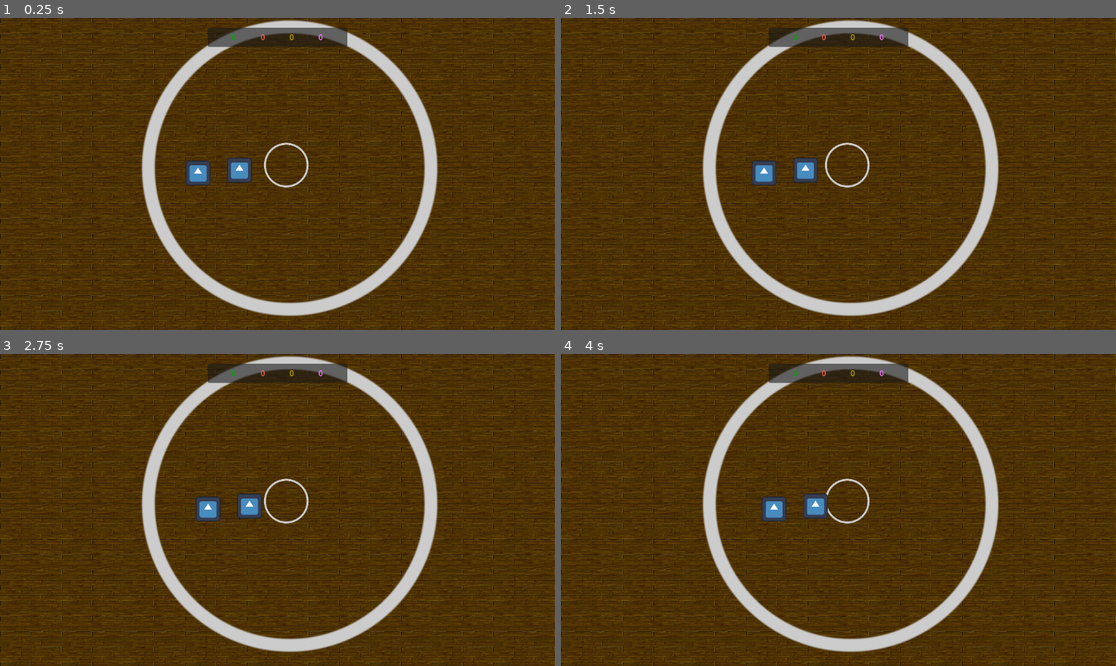
Above: before the commit, frames 1-4 (two rows, left to right).
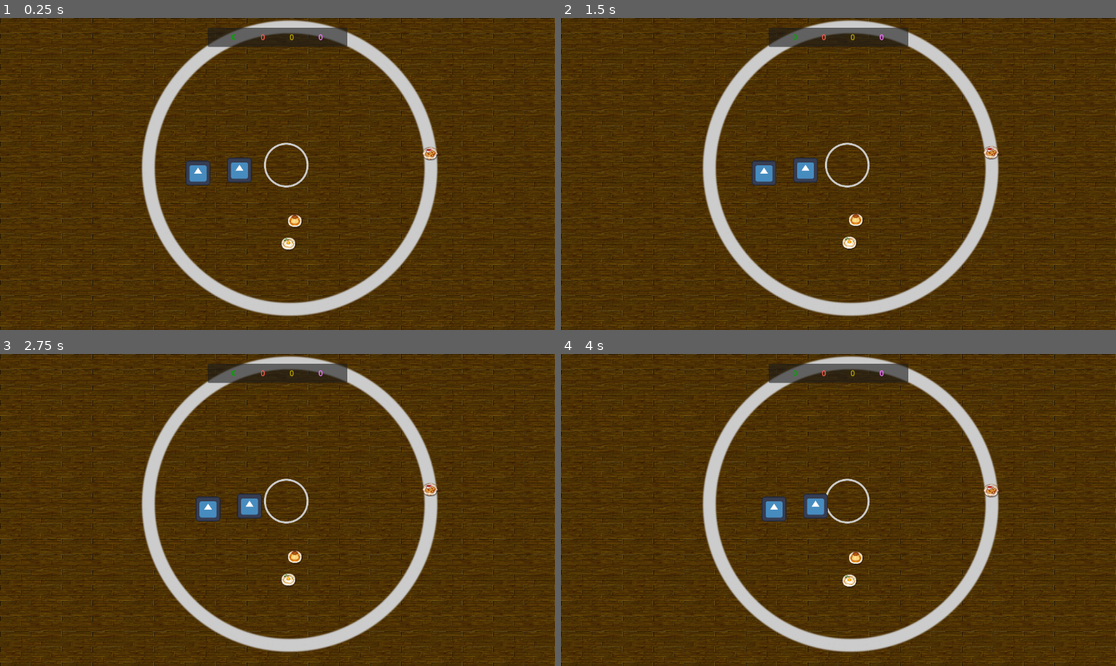
Above: after the commit, the same moments.

Repository: louiidev/ggj24_sumo
Game: Godot game, scene res://Scenes/main.tscn
Two runs of this game, one before a commit and one after it. Both use one fixed random seed, a clock stepped at 60 frames per second and the inputs below. The project has no main scene, so this scene is started directly. The engine's default icon, where the game draws it, is replaced by a stand-in: a white triangle on a blue panel in a dark square.
Inputs:
- Up to frame 1 (0.25 s): no input
- Up to frame 2 (1.5 s): no input
- Up to frame 3 (2.75 s): no input
- Up to frame 4 (4 s): no input

The runs differ from the first frame. In frame 1, 0.3% of the frame differs, in the area x 50-79%, y 41-75%; in frame 2, 0.3%; in frame 3, 0.3%; in frame 4, 0.3%.

Commit message:
Added powerups as food items

Diff:
--- /dev/null
+++ b/Scenes/Powerup.gd
@@ -0,0 +1,62 @@
+extends Node2D
+
+var food_files = [
+"06_apple_pie_dish.png",
+"53_gingerbreadman_dish.png",
+"08_bread_dish.png",
+"56_hotdog_dish.png",
+"100_taco_dish.png",
+"58_icecream_bowl.png",
+"102_waffle_dish.png",
+"60_jelly_dish.png",
+"10_baguette_dish.png",
+"62_jam_dish.png",
+"12_bun_dish.png",
+"64_lemonpie_dish.png",
+"14_bacon_dish.png",
+"66_loafbread_dish.png",
+"16_burger_dish.png",
+"68_macncheese_dish.png",
+"19_burrito_dish.png",
+"70_meatball_dish.png",
+"21_bagel_dish.png",
+"72_nacho_dish.png",
+"23_cheesecake_dish.png",
+"74_omlet_dish.png",
+"25_cheesepuff_bowl.png",
+"76_pudding_dish.png",
+"27_chocolate_dish.png",
+"78_potatochips_bowl.png",
+"29_cookies_dish.png",
+"80_pancakes_dish.png",
+"31_chocolatecake_dish.png",
+"82_pizza_dish.png",
+"33_curry_dish.png",
+"84_popcorn_bowl.png",
+"35_donut_dish.png",
+"86_roastedchicken_dish.png",
+"37_dumplings_dish.png",
+"87_ramen.png",
+"39_friedegg_dish.png",
+"89_salmon_dish.png",
+"41_eggsalad_bowl.png",
+"91_strawberrycake_dish.png",
+"43_eggtart_dish.png",
+"93_sandwich_dish.png",
+"45_frenchfries_dish.png",
+"94_spaghetti.png",
+"47_fruitcake_dish.png",
+"96_steak_dish.png",
+"49_garlicbread_dish.png",
+"98_sushi_dish.png",
+"51_giantgummybear_dish.png"]
+
+
+# Called when the node enters the scene tree for the first time.
+func _ready():
+	$Dish.texture = load('images/food/' + food_files.pick_random())
+
+
+# Called every frame. 'delta' is the elapsed time since the previous frame.
+func _process(delta):
+	pass
--- /dev/null
+++ b/Scenes/main.gd
@@ -0,0 +1,26 @@
+extends Node2D
+
+var boundsRadius:float = 300
+
+var powerup:PackedScene = preload('res://Scenes/Powerup.tscn')
+
+# Called when the node enters the scene tree for the first time.
+func _ready():
+	addPowerup()
+	addPowerup()
+	addPowerup()
+
+
+# Called every frame. 'delta' is the elapsed time since the previous frame.
+func _process(delta):
+	pass
+
+func addPowerup():
+	var r = boundsRadius * sqrt(randf())
+	var theta = randf() * 2 * PI
+
+	var newPowerup = powerup.instantiate()
+	newPowerup.position.x = $Boundry.position.x + r * cos(theta)
+	newPowerup.position.y = $Boundry.position.y + r * sin(theta)
+
+	add_child(newPowerup)
--- a/Scenes/main.tscn
+++ b/Scenes/main.tscn
@@ -1,6 +1,7 @@
-[gd_scene load_steps=8 format=3 uid="uid://dikp2l3gvbj8g"]
+[gd_scene load_steps=9 format=3 uid="uid://dikp2l3gvbj8g"]
 
 [ext_resource type="PackedScene" uid="uid://coyahvy30jw4g" path="res://Scenes/player_scores.tscn" id="1_70kyn"]
+[ext_resource type="Script" path="res://Scenes/main.gd" id="1_appyy"]
 [ext_resource type="Texture2D" uid="uid://ceye383gobb3v" path="res://images/Wood_06-128x128.png" id="2_bl537"]
 [ext_resource type="PackedScene" uid="uid://c1aa4vl6psaxn" path="res://Scenes/king_of_the_hill.tscn" id="2_fj1ka"]
 [ext_resource type="Texture2D" uid="uid://c2vxlcxi73v46" path="res://images/paint circle.png" id="3_fpuyr"]
@@ -15,7 +16,8 @@
 tile_size = Vector2i(128, 128)
 sources/1 = SubResource("TileSetAtlasSource_w8twd")
 
-[node name="Node2D" type="Node2D"]
+[node name="main" type="Node2D"]
+script = ExtResource("1_appyy")
 
 [node name="TileMap" type="TileMap" parent="."]
 tile_set = SubResource("TileSet_omsmi")
--- /dev/null
+++ b/Scenes/powerup.tscn
@@ -0,0 +1,51 @@
+[gd_scene load_steps=5 format=3 uid="uid://dce1x1fl6mfia"]
+
+[ext_resource type="Script" path="res://Scenes/Powerup.gd" id="1_gkr6q"]
+
+[sub_resource type="Animation" id="Animation_5e3d6"]
+resource_name = "bounce"
+loop_mode = 1
+tracks/0/type = "value"
+tracks/0/imported = false
+tracks/0/enabled = true
+tracks/0/path = NodePath("Dish:position")
+tracks/0/interp = 1
+tracks/0/loop_wrap = true
+tracks/0/keys = {
+"times": PackedFloat32Array(0, 0.5, 1),
+"transitions": PackedFloat32Array(1, 1, 1),
+"update": 0,
+"values": [Vector2(0, 0), Vector2(2.08165e-12, -4), Vector2(2.08165e-12, 2.08165e-12)]
+}
+
+[sub_resource type="Animation" id="Animation_kiy75"]
+length = 0.001
+tracks/0/type = "value"
+tracks/0/imported = false
+tracks/0/enabled = true
+tracks/0/path = NodePath("Dish:position")
+tracks/0/interp = 1
+tracks/0/loop_wrap = true
+tracks/0/keys = {
+"times": PackedFloat32Array(0),
+"transitions": PackedFloat32Array(1),
+"update": 0,
+"values": [Vector2(0, 0)]
+}
+
+[sub_resource type="AnimationLibrary" id="AnimationLibrary_u4u7b"]
+_data = {
+"RESET": SubResource("Animation_kiy75"),
+"bounce": SubResource("Animation_5e3d6")
+}
+
+[node name="Powerup" type="Node2D"]
+script = ExtResource("1_gkr6q")
+
+[node name="Dish" type="Sprite2D" parent="."]
+
+[node name="AnimationPlayer" type="AnimationPlayer" parent="."]
+libraries = {
+"": SubResource("AnimationLibrary_u4u7b")
+}
+autoplay = "bounce"
Binary file added: images/food/06_apple_pie_dish.png
Not shown, added: images/food/06_apple_pie_dish.png.import
Binary file added: images/food/08_bread_dish.png
Not shown, added: images/food/08_bread_dish.png.import
Binary file added: images/food/100_taco_dish.png
Not shown, added: images/food/100_taco_dish.png.import
Binary file added: images/food/102_waffle_dish.png
Not shown, added: images/food/102_waffle_dish.png.import
Binary file added: images/food/10_baguette_dish.png
Not shown, added: images/food/10_baguette_dish.png.import
Binary file added: images/food/12_bun_dish.png
Not shown, added: images/food/12_bun_dish.png.import
(and 88 more such lines)
